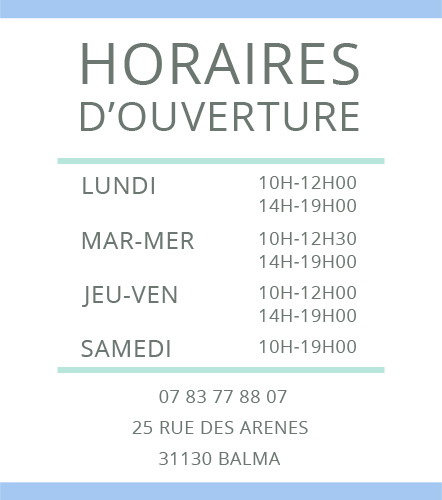
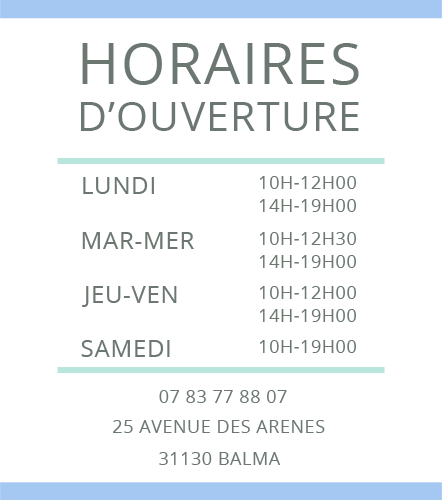
Layered file, before and after one edit (w=442, h=500). Changes by layer:
renamed "25 RUE DES ARENES" to "25 AVENUE DES ARENES", painted on it over [113, 420, 325, 434]
